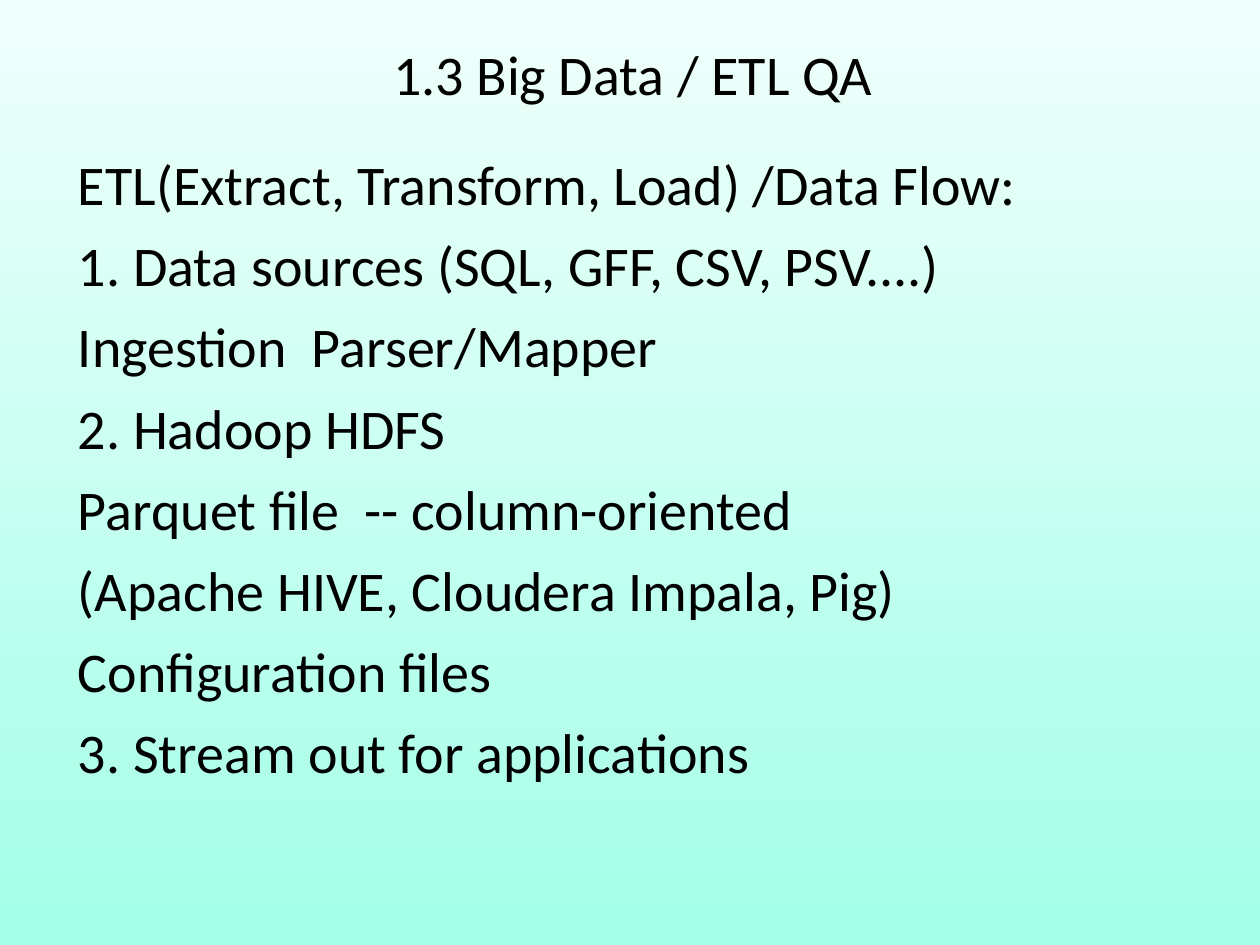
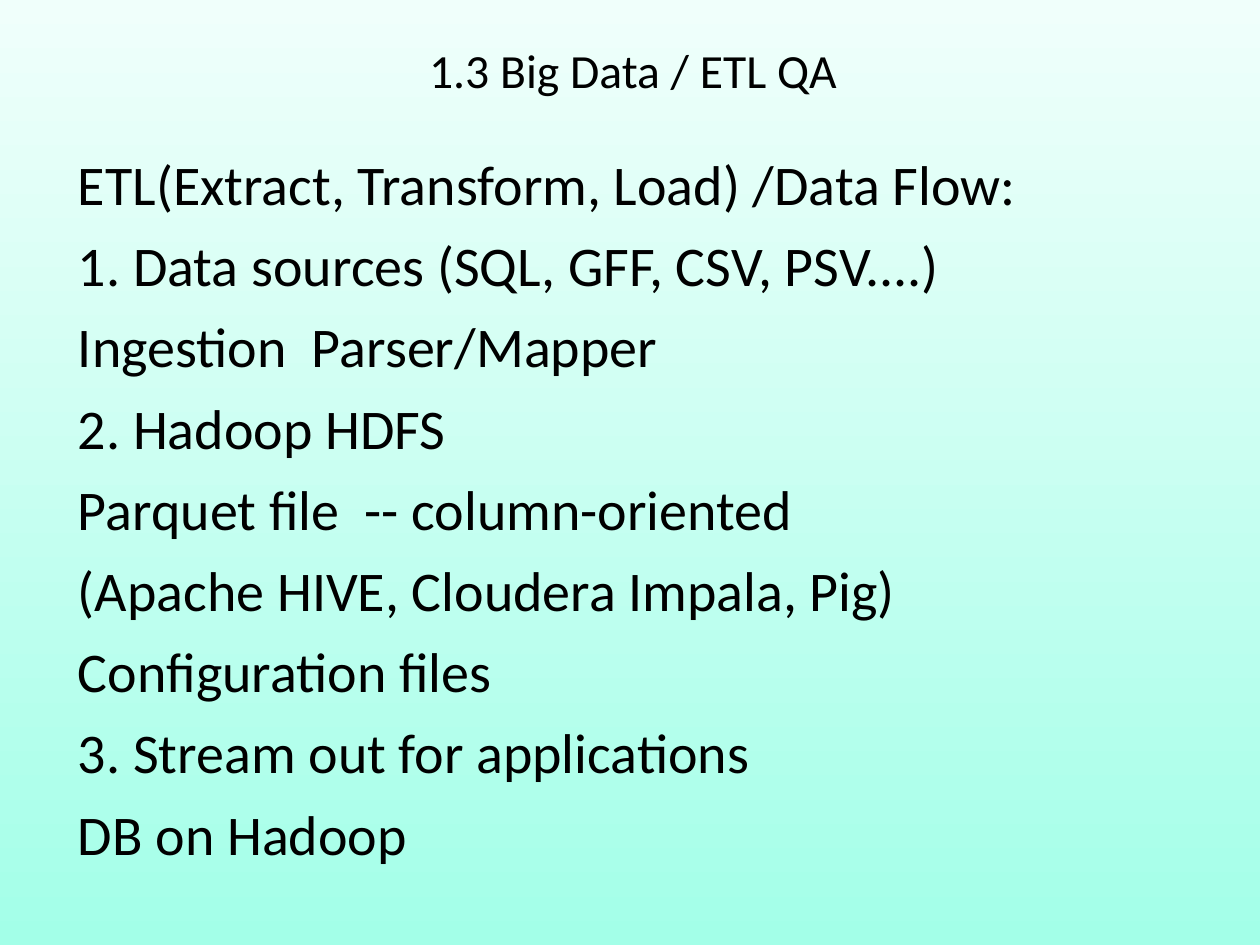
Before and after one commit to robin3795/Data, a slide deck: slide 24 of 2018_1.ppt. Drawn at 1260x945 pixels with LibreOffice and Linux fonts; fonts in the diff are those of the drawing. Boxes give left, top, right and bottom in pixels: in the first picture for what was removed or moved away, otherwise in the second. Text is boxed around its words. In the diff, an @@ line names an element or a change of style, - is before the commit and + after.

```diff
--- a/2018_1.ppt
+++ b/2018_1.ppt
@@ free "1.3 Big Data / ETL ..." at bbox=[63, 38, 1197, 110]: size 32 to 27.2 pt; line spacing 1 to 0.9 @@
@@ text in free at bbox=[78, 816, 407, 864]: paragraph added @@
+DB on Hadoop
```
Also in this commit, not shown: 18 other slides changed.
